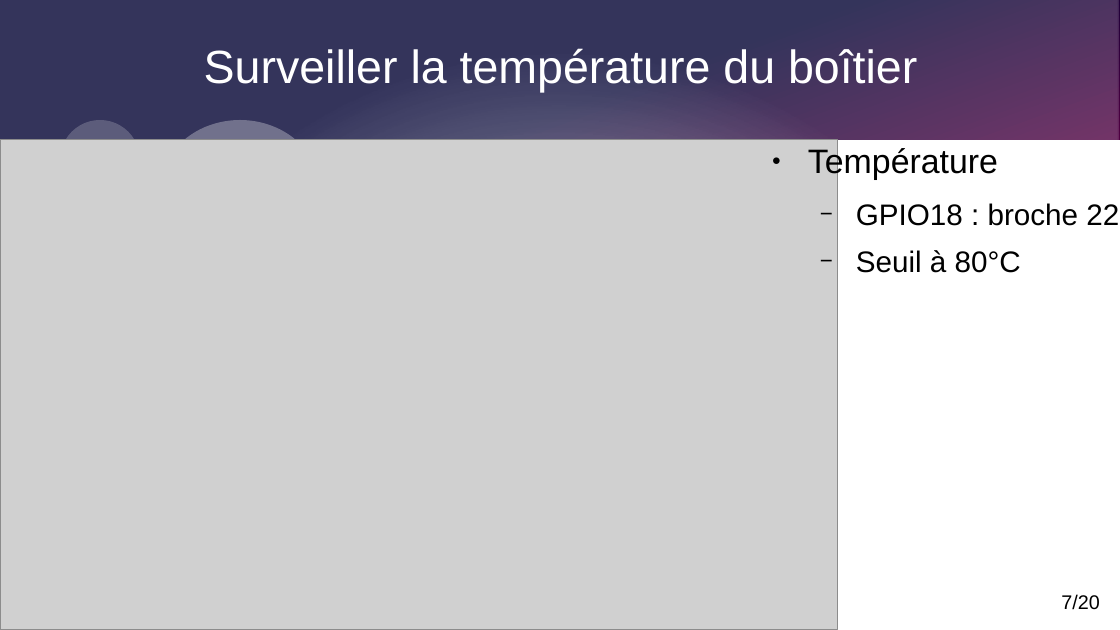
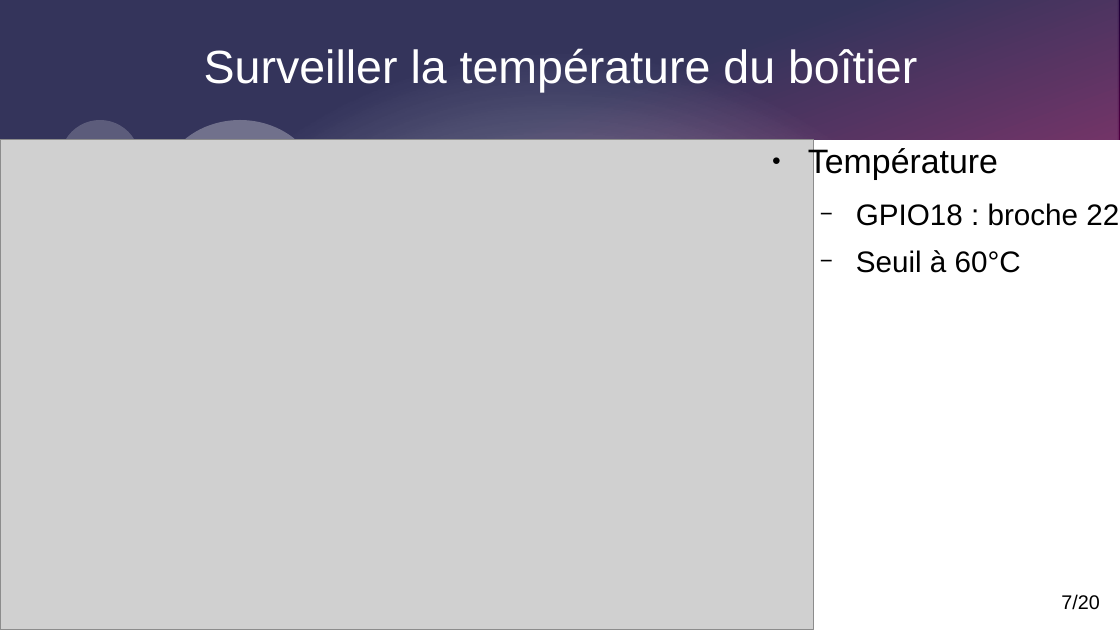
Before and after one commit to Corentinh2/PROJET_GESTIONNAIRE_DE_CHARGE, a slide deck: slide 7 of Projet_GestionnaireDeCharge/revue3.odp. Drawn at 1120x630 pixels with LibreOffice and Linux fonts; fonts in the diff are those of the drawing; grey boxes stand for pictures. Boxes give left, top, right and bottom in pixels: in the first picture for what was removed or moved away, otherwise in the second. Text is boxed around its words. In the diff, an @@ line names an element or a change of style, - is before the commit and + after.

```diff
--- a/Projet_GestionnaireDeCharge/revue3.odp
+++ b/Projet_GestionnaireDeCharge/revue3.odp
@@ picture resized from (x1=0, y1=140, x2=837, y2=630) to (x1=0, y1=140, x2=814, y2=630) @@
@@ text at (x1=856, y1=250, x2=1021, y2=273): text changed @@
-  − Seuil à 80°C
+  − Seuil à 60°C
```
Also in this commit, not shown: 6 other slides changed, 1 slide added, 1 slide removed, 3 other files.
